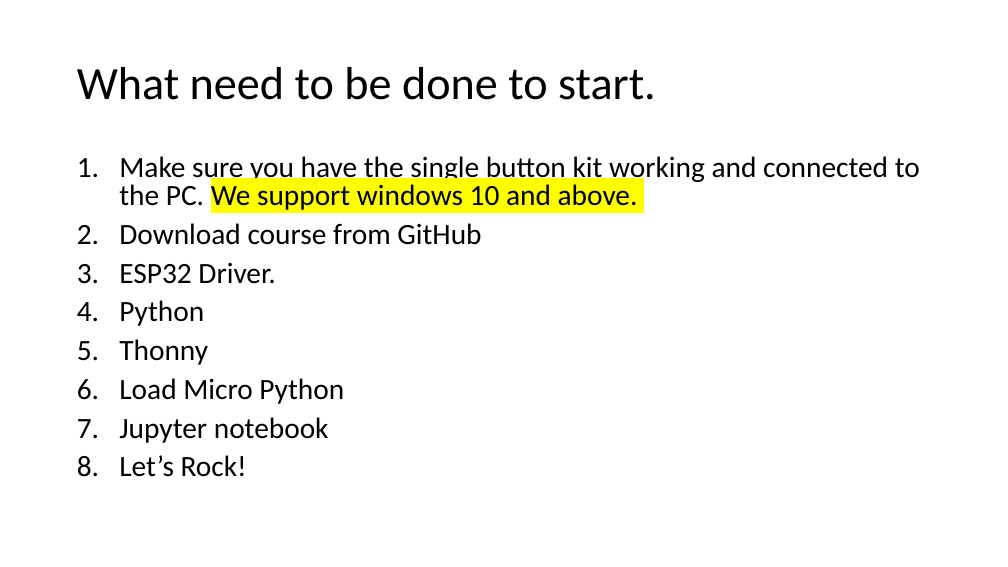
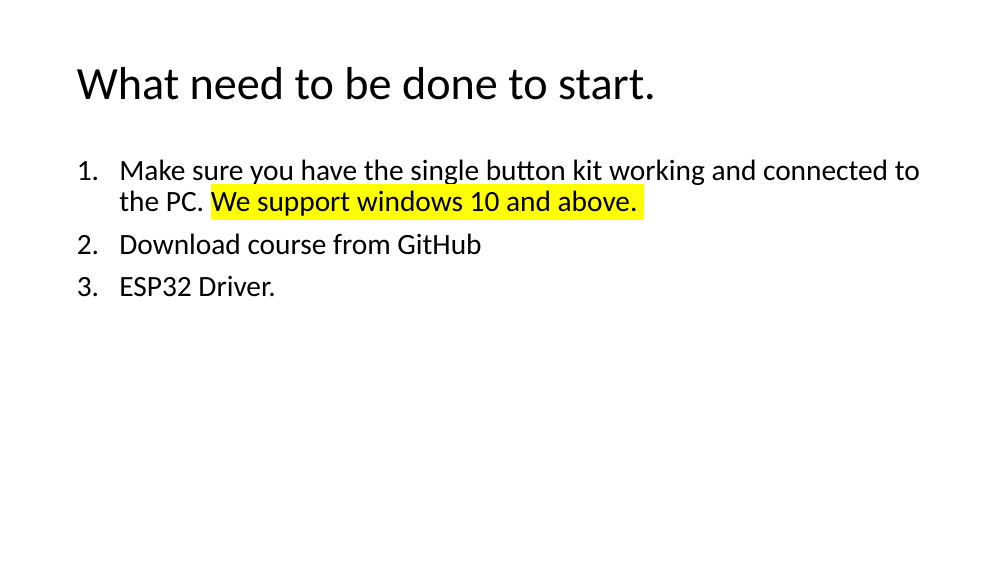
Before and after one commit to avisalmon/single_button, a slide deck: slide 6 of slides.pptx. Drawn at 1008x567 pixels with LibreOffice and Linux fonts; fonts in the diff are those of the drawing. Boxes give left, top, right and bottom in pixels: in the first picture for what was removed or moved away, otherwise in the second. Text is boxed around its words. In the diff, an @@ line names an element or a change of style, - is before the commit and + after.

```diff
--- a/slides.pptx
+++ b/slides.pptx
@@ text "Make sure you have the ..." at (119, 159, 920, 297): line spacing 0.8 to 0.9 @@
@@ text at (119, 300, 344, 477): paragraphs removed @@
-4. Python
-5. Thonny
-6. Load Micro Python
-7. Jupyter notebook
-8. Let’s Rock!
```
Also in this commit, not shown: 4 other slides changed, 2 slides added, 7 other files.
